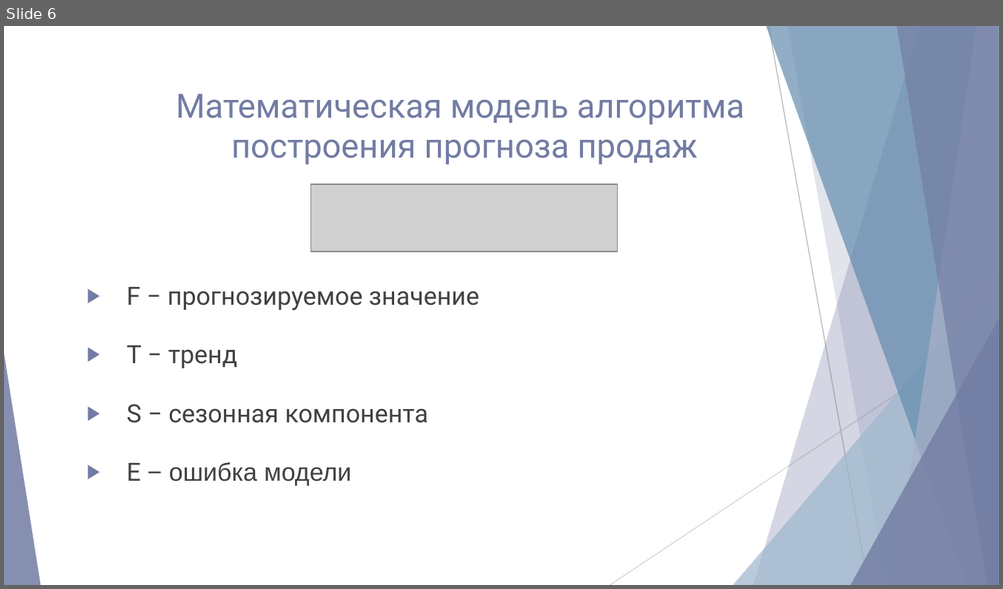
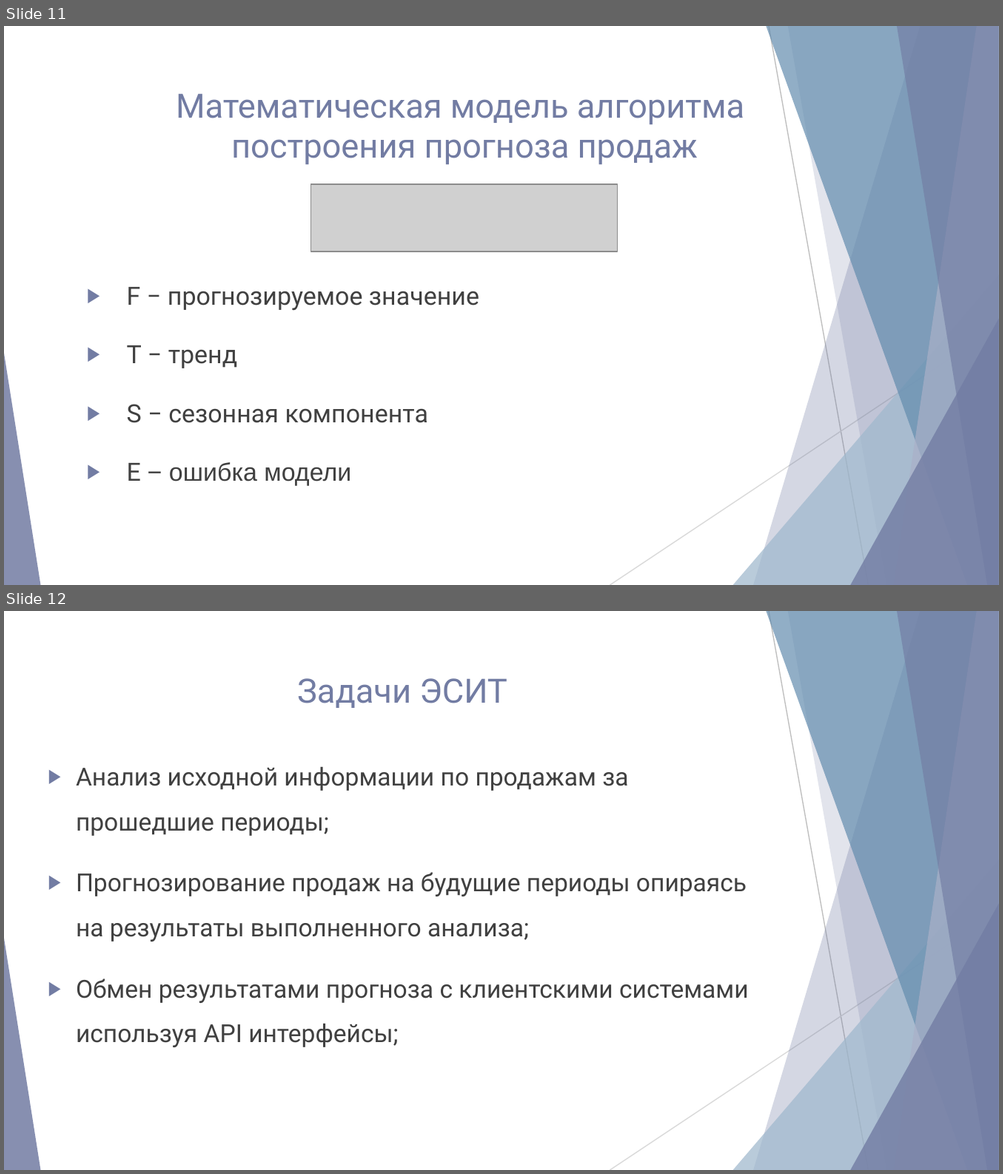
Before and after one commit to NG-Studio-Development/Dissertation, a slide deck: Диссертация/Презентация/Акимов Николай.pptx. Shown one above the other, each under a label of ours: slide 6 before the commit, slides 11 and 12 after it. The pictures are 1003x589 and 1003x1174 pixels, drawn with LibreOffice and Linux fonts; fonts in the diff are those of the drawing; grey boxes stand for pictures. Boxes give left, top, right and bottom in pixels: in the first picture for what was removed or moved away, otherwise in the second. Text is boxed around its words. In the diff, an @@ line names an element or a change of style, - is before the commit and + after.

```diff
--- a/Диссертация/Презентация/Акимов Николай.pptx
+++ b/Диссертация/Презентация/Акимов Николай.pptx
@@ slide 12 added at <box>4,611,999,1170</box>, background #FFFFFF; not listed: 10 template elements that a slide beside it also shows @@
@@ title added at <box>297,678,507,708</box>, 24.3 pt, text #727CA3 @@
+Задачи ЭСИТ
@@ text added at <box>76,767,748,1048</box>, 18 pt, text #404040 @@
+▶ Анализ исходной информации по продажам за прошедшие периоды;
+▶ Прогнозирование продаж на будущие периоды опираясь на результаты выполненного анализа;
+▶ Обмен результатами прогноза с клиентскими системами используя API интерфейсы;
@@ what was slide 6 is now slide 11 @@
```
Also in this commit, not shown: 12 slides changed, 10 other slides added, 10 slides removed, 11 other files.
